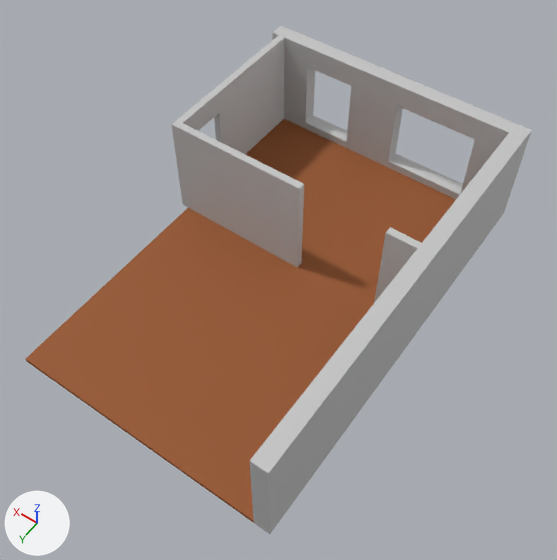
A saved change to the FBX model Kueche.fbx.
Rendered twice from a 50 mm camera at (-3.35, 13.17, 13.59) aimed at (2.52, 4.96, 0.68). The axes (+X, +Y, +Z) are drawn at lower left. The lights are the same throughout. Where no turn or scale is listed for an object, it has been applied to the vertices.

Before the edit, the objects in view are built like this:
```python
mat_boden = principled_material('Boden')
mat_boden.base_color = (0.31, 0.0929, 0.0235)  # brown #97562a
mat_boden.roughness = 0.791
me_cube = bpy.data.meshes.new('Cube')
me_cube.from_pydata(...)  # 16 vertices, 14 faces; spans x 0.0..5.88, y 0.0..9.25, z -0.1..0.0
me_cube.materials.append(mat_boden)  # brown #97562a
me_cube_001 = bpy.data.meshes.new('Cube.001')
me_cube_001.from_pydata(...)  # 34 vertices, 32 faces; spans x -0.36..0.69, y -0.36..9.25, z -0.1..2.5
me_cube_001.materials.append(mat_wand)  # light grey #c5c5c5
me_cube_003 = bpy.data.meshes.new('Cube.003')
me_cube_003.from_pydata(...)  # 44 vertices, 44 faces; spans x -3.19..0.17, y 0.0..3.99, z -0.1..2.5
me_cube_003.materials.append(mat_wand)  # light grey #c5c5c5
me_cube_004 = bpy.data.meshes.new('Cube.004')
me_cube_004.from_pydata(...)  # 80 vertices, 82 faces; spans x 0.0..6.24, y -0.36..0.0, z -0.1..2.5
me_cube_004.materials.append(mat_wand)  # light grey #c5c5c5
ob_boden = bpy.data.objects.new('Boden', me_cube)
ob_boden.location = (0.0, 0.0, 0.0)
ob_cube = bpy.data.objects.new('Cube', me_cube_001)
ob_cube.location = (0.0, 0.0, 0.0)
ob_cube_001 = bpy.data.objects.new('Cube.001', me_cube_003)
ob_cube_001.location = (5.88, 0.0, 0.0)
ob_cube_002 = bpy.data.objects.new('Cube.002', me_cube_004)
ob_cube_002.location = (0.0, 0.0, 0.0)
```
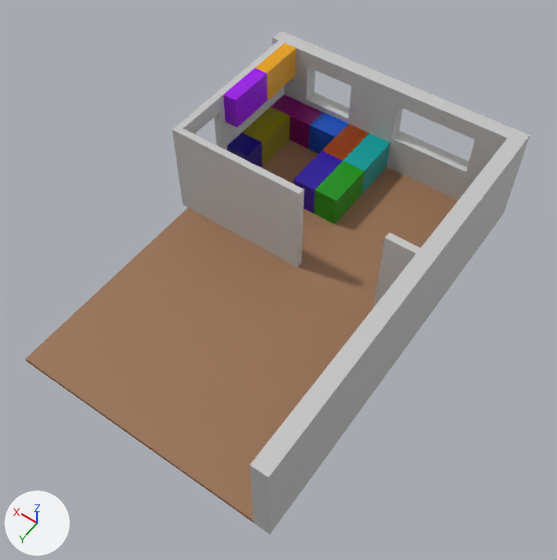
Pixel boxes (x1, y1, x2, y2) of what changed, in the pictures (557 x 560 px; the box of a moved part takes in the faces that stretch with it):
'Boden', recoloured: (26, 119, 458, 523) in both
'Cube', mesh rescaled: before (250, 124, 532, 534); after (250, 129, 530, 534)
'Cube.002', reshaped: before (272, 26, 516, 199); after (272, 31, 514, 200)
'Cube.001', reshaped: before (171, 35, 304, 267); after (172, 41, 304, 267)
'Cube.010', added (green): after (314, 161, 364, 224)
'Cube.012', added (purple): after (223, 68, 267, 127)
'Cube.004', added (yellow): after (242, 107, 290, 166)
'Cube.007', added (cyan): after (343, 133, 390, 194)
'Cube.011', added (orange): after (255, 43, 296, 101)
'Cube.006', added: after (294, 151, 343, 214)
'Cube.003', added (purple): after (271, 95, 322, 149)
'Cube.005', added (blue): after (309, 112, 348, 154)
'Cube.008', added (brown): after (322, 124, 369, 160)
'Cube.009', added (blue): after (227, 133, 262, 167)
part 1 of me_cube_004, moved or reshaped: before (272, 26, 516, 149); after (272, 31, 514, 149)
part 2 of me_cube_004, moved or reshaped: before (284, 57, 496, 199); after (284, 62, 498, 200)
part 3 of me_cube_001, moved or reshaped: before (250, 124, 532, 522); after (250, 129, 530, 522)
part 4 of me_cube_003, moved or reshaped: before (171, 35, 304, 208); after (172, 41, 304, 208)

The change, as a list of edits to the scene's bpy script:
```text
Change mat_boden:
    mat_boden.base_color: (0.31, 0.0929, 0.0235) -> (0.31, 0.159, 0.0821)  # brown #97562a -> brown #976f51
Change me_cube_003:
    where me_cube_003.from_pydata(...)  # 44 vertices, 44 faces; spans x -3.19..0.17, y 0.0..3.99, z -0.1..2.5
    me_cube_003 part 4: all 12 vertices in x -3.19..0.17, y 0.0..3.99, z 2.5 are moved by (0.0, 0.0, -0.15)
Change me_cube_001:
    where me_cube_001.from_pydata(...)  # 34 vertices, 32 faces; spans x -0.36..0.69, y -0.36..9.25, z -0.1..2.5
    me_cube_001 part 3: the whole mesh is scaled about the mesh origin by (1, 1, 0.941)
Change me_cube_004:
    where me_cube_004.from_pydata(...)  # 80 vertices, 82 faces; spans x 0.0..6.24, y -0.36..0.0, z -0.1..2.5
    me_cube_004 part 1: all 16 vertices in x 0.0..6.24, y -0.36..0.0, z 2.5 are moved by (0.0, 0.0, -0.15)
    me_cube_004 part 2: all 16 vertices in x 0.0..6.24, y -0.36..0.0, z 0.2 are moved by (0.0, 0.0, 0.75)
Add ob_cube_005:
    ob_cube_005 = bpy.data.objects.new('Cube.005', me_cube_007)  # a box spanning x -0.77..0.0, y 0.0..0.6, z 0.0..0.8; in mat_unterschrank4 (blue #004ab9)
    ob_cube_005.location = (4.68, 0.0, 0.0)
Add ob_cube_007:
    ob_cube_007 = bpy.data.objects.new('Cube.007', me_cube_009)  # a box spanning x -0.6..0.0, y 0.0..1.2, z 0.0..0.8; in mat_unterschrank7 (cyan #009c99)
    ob_cube_007.location = (3.31, 0.0, 0.0)
Add ob_cube_009:
    ob_cube_009 = bpy.data.objects.new('Cube.009', me_cube_011)  # a box spanning x -0.6..0.0, y 0.0..0.6, z 0.0..0.8; in mat_unterschrank1 (blue #120082)
    ob_cube_009.location = (5.88, 1.8, 0.0)
Add ob_cube_006:
    ob_cube_006 = bpy.data.objects.new('Cube.006', me_cube_014)  # a box spanning x 0.0..0.6, y 0.0..1.2, z 0.0..0.8; in mat_unterschrank6 (purple #26009a)
    ob_cube_006.location = (3.31, 1.2, 0.0)
Add ob_cube_012:
    ob_cube_012 = bpy.data.objects.new('Cube.012', me_cube_017)  # a box spanning x -0.35..0.0, y 0.0..1.2, z -0.8..0.0; in mat_oberschrank2 (purple #9a00e7)
    ob_cube_012.location = (5.88, 1.2, 2.35)
Add ob_cube_004:
    ob_cube_004 = bpy.data.objects.new('Cube.004', me_cube_006)  # a box spanning x -0.6..0.0, y 0.0..1.2, z 0.0..0.8; in mat_unterschrank2 (yellow #857f00)
    ob_cube_004.location = (5.88, 0.6, 0.0)
Add ob_cube_003:
    ob_cube_003 = bpy.data.objects.new('Cube.003', me_cube_005)  # a box spanning x -1.2..0.0, y 0.0..0.6, z 0.0..0.8; in mat_unterschrank3 (dark purple #7c0067)
    ob_cube_003.location = (5.88, 0.0, 0.0)
Add ob_cube_011:
    ob_cube_011 = bpy.data.objects.new('Cube.011', me_cube_016)  # a box spanning x -0.35..0.0, y 0.0..1.2, z -0.8..0.0; in mat_oberschrank1 (orange #e7a100)
    ob_cube_011.location = (5.88, 0.0, 2.35)
Add ob_cube_008:
    ob_cube_008 = bpy.data.objects.new('Cube.008', me_cube_010)  # a box spanning x 0.0..0.6, y 0.0..1.2, z 0.0..0.8; in mat_unterschrank5 (brown #8a3500)
    ob_cube_008.location = (3.31, 0.0, 0.0)
Add ob_cube_010:
    ob_cube_010 = bpy.data.objects.new('Cube.010', me_cube_015)  # a box spanning x 0.0..0.6, y 0.0..1.2, z 0.0..0.8; in mat_unterschrank8 (green #0c8f06)
    ob_cube_010.location = (2.71, 1.2, 0.0)
```
